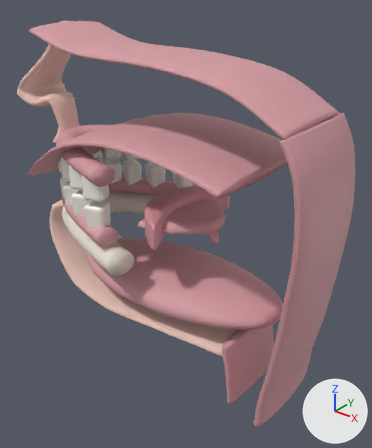
An edit to the glTF model tools/boca3d_demo/cara.glb, drawn before and after from the same camera.
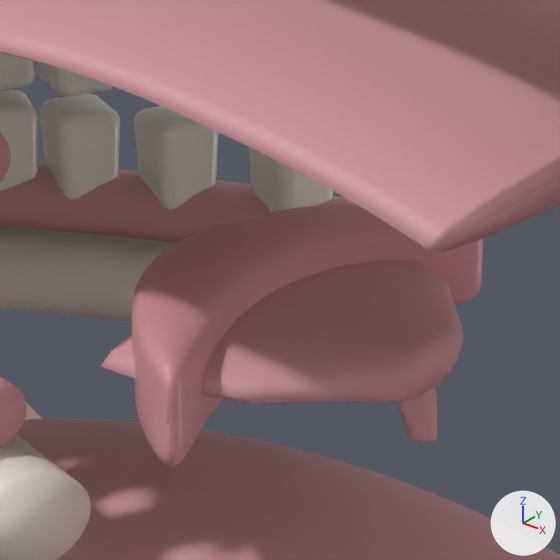
The first picture shows the older version from a camera (50 mm lens) standing at (5.95, -6.92, 4.09) and looking at (0.28, 0.16, -0.31). The close-ups show the older and then the newer version on the part from 30% to 67% of the width and 31% to 61% of the height of that picture. Only the edits that show in the close-ups are written down. Lighting does not change. The marker at lower right points along +X, +Y and +Z. Vertices at exactly the same position are counted once.

Names of what the first close-up shows: 'diente_inf_00', 'diente_inf_01', 'diente_inf_02', 'diente_inf_03', 'encia_inferior', 'labio_inferior', 'labio_superior', 'mandibula_modelada', 'paladar_modelado', 'suelo_boca', 'uvula', 'velo_modelado' and 4 more.
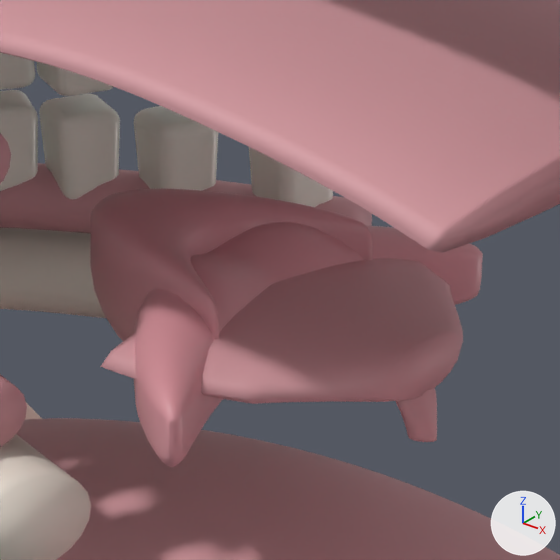
The newer file adds a shape key; the second version is drawn at full value of the shape key 'fruncir' of 'labio_inferior', and the change is written as the vertex moves it makes.

Where the change shows, as pixel boxes (x1, y1, x2, y2) in the close-ups (560 x 560 px):
'labio_inferior', reshaped
    before: (132, 203, 483, 423)
    after: (90, 189, 372, 341)
'labio_superior', unchanged, uncovered by the edit
    before: (134, 254, 483, 467)
    after: (133, 222, 483, 467)

Patch to the scene script:
```diff
--- a/tools/boca3d_demo/cara.glb.py
+++ b/tools/boca3d_demo/cara.glb.py
@@ me_labio_inferior @@
 # used by ob_labio_inferior; location = (0.0, 0.0, 0.0)
-me_labio_inferior.from_pydata(...)  # 1300 vertices, 2596 faces; spans x -0.3..0.64, y -1.15..1.15, z -0.31..0.3
+me_labio_inferior.from_pydata(...)  # 1300 vertices, 2596 faces; spans x -0.86..0.39, y -0.57..0.57, z -0.37..0.36
+# me_labio_inferior part 1: 1300 of 1300 vertices moved; they spanned x -0.3..0.64, y -1.15..1.15, z -0.31..0.3 and now span x -0.86..0.39, y -0.57..0.57, z -0.37..0.36; mean shift (-0.41, 0.0, 0.01)
 me_labio_inferior.materials.append(mat_labios)
```
